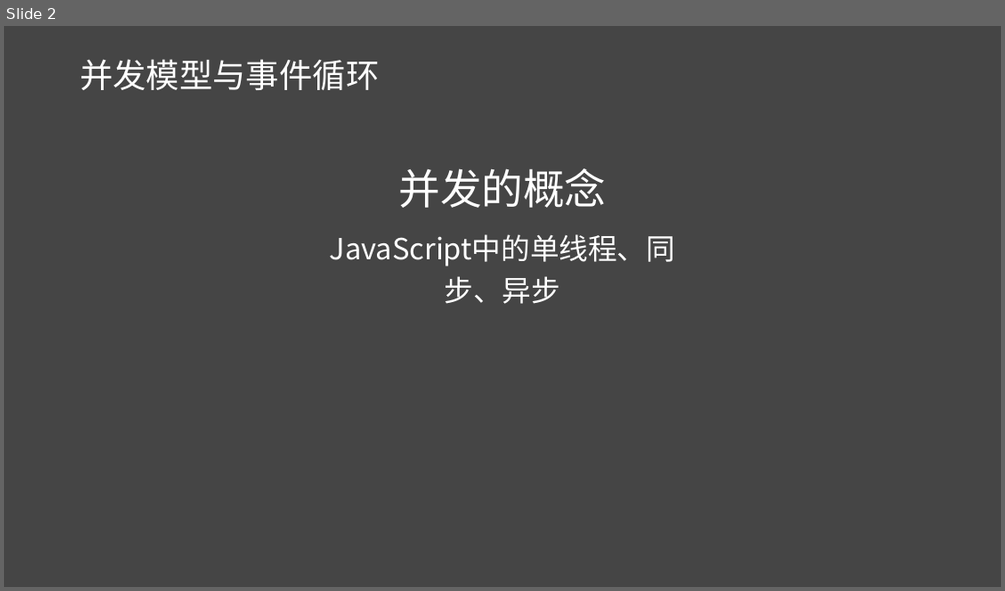
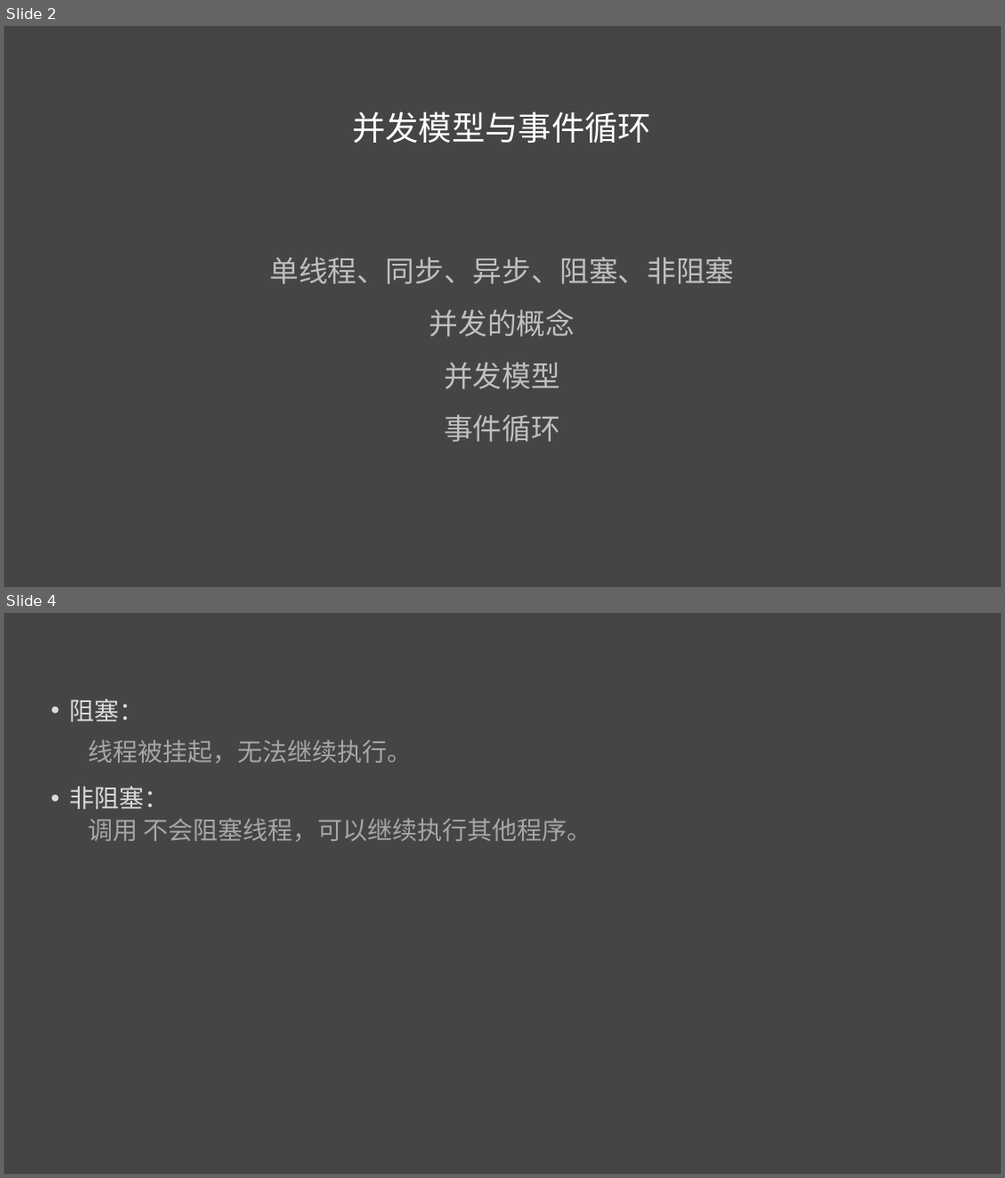
Before and after one commit to liuweiGL/share, a slide deck: ppt/JavaScript基础二.pptx. Shown one above the other, each under a label of ours: slide 2 before the commit, slides 2 and 4 after it; the slides between them are not shown. The pictures are 1005x591 and 1005x1178 pixels, drawn with LibreOffice and Linux fonts; fonts in the diff are those of the drawing. Boxes give left, top, right and bottom in pixels: in the first picture for what was removed or moved away, otherwise in the second. Text is boxed around its words. In the diff, an @@ line names an element or a change of style, - is before the commit and + after.

```diff
--- a/ppt/JavaScript基础二.pptx
+++ b/ppt/JavaScript基础二.pptx
@@ slide 4 added at (x1=4, y1=613, x2=1001, y2=1174), background #454545 @@
@@ text added at (x1=70, y1=698, x2=592, y2=842), 24 pt, text #A6A6A6 @@
+• 阻塞：
+  线程被挂起，无法继续执行。
+• 非阻塞：
+  调用 不会阻塞线程，可以继续执行其他程序。
@@ slide 2 changed as well @@
@@ title "并发模型与事件循环" moved from (x1=80, y1=59, x2=379, y2=90) to (x1=352, y1=111, x2=651, y2=143) @@
@@ title "并发模型与事件循环" at (x1=352, y1=111, x2=651, y2=143): alignment left to centre @@
@@ text "单线程、同步、异步、阻塞、非阻塞" moved from (x1=330, y1=168, x2=675, y2=304) to (x1=269, y1=257, x2=734, y2=442) @@
@@ text at (x1=269, y1=257, x2=734, y2=284): paragraph added @@
+单线程、同步、异步、阻塞、非阻塞
@@ text at (x1=429, y1=309, x2=574, y2=337): size 40 to 28 pt, text colour #FFFFFF to #BFBFBF in "并发的概念" @@
@@ text at (x1=444, y1=362, x2=560, y2=442): text changed; text colour #FFFFFF to #BFBFBF @@
-JavaScript中的单线程、同步、异步
+并发模型
+事件循环
```
Also in this commit, not shown: 1 other slide changed, 3 other slides added.
